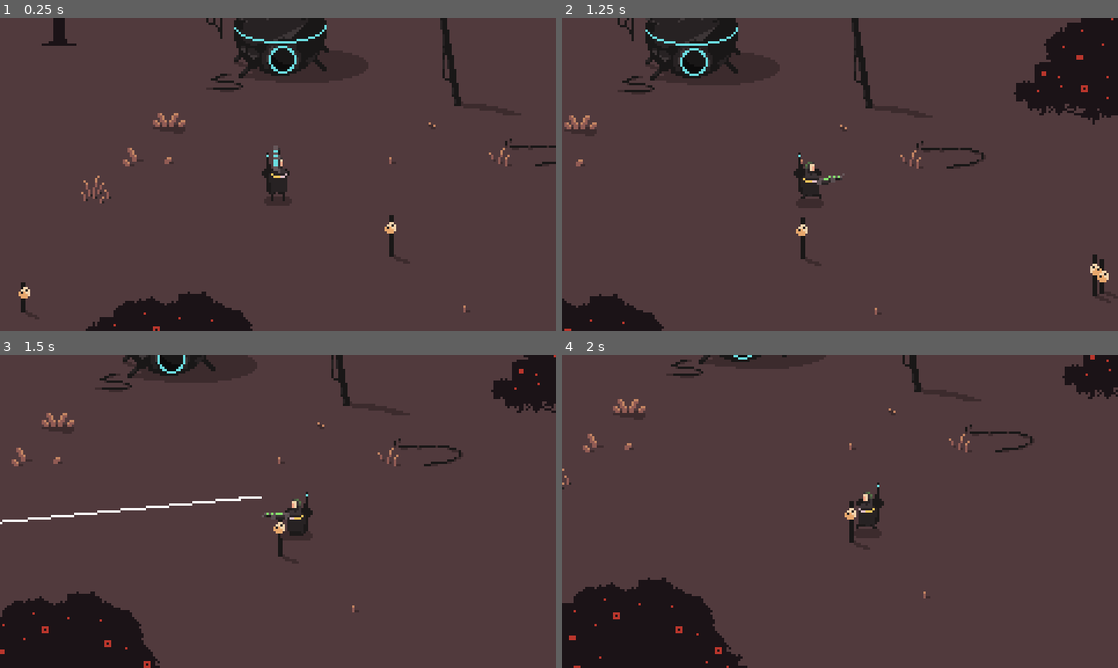
Above: before the commit, frames 1-4 (two rows, left to right).
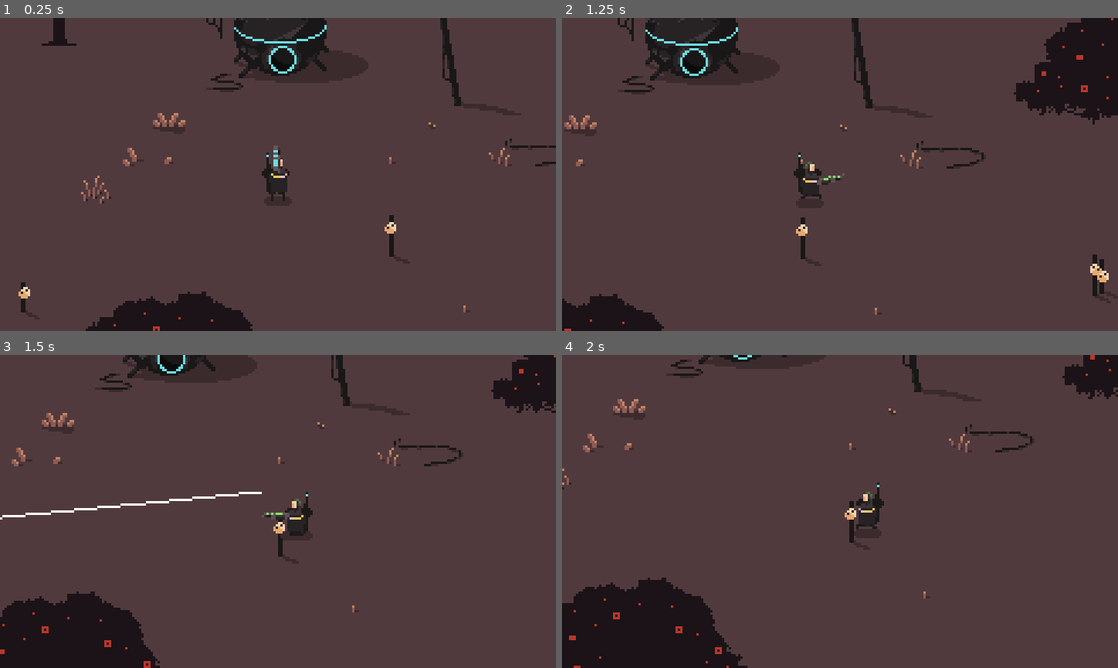
Above: after the commit, the same moments.

Repository: lcrol77/topdown-shooter
Game: Godot game, scene res://game.tscn
Two runs of this game, one before a commit and one after it. Both use one fixed random seed, a clock stepped at 60 frames per second and the inputs below.
Inputs (mouse positions are in pixels of both pictures, inside the frame that each line leads up to):
- Up to frame 1 (0.25 s): no input
- Up to frame 2 (1.25 s): tap Enter at 0.5 s; move the mouse to (962, 158) at 0.52 s; hold D (right) from 0.53 s (still down); hold Space (swap_weapon) from 0.53 s (still down)
- Up to frame 3 (1.5 s): move the mouse to (166, 527) at 1.27 s; release D (right) at 1.28 s; release Space (swap_weapon) at 1.28 s; hold S (down) from 1.28 s (still down); click (166, 527) at 1.35 s
- Up to frame 4 (2 s): keep holding S (down); tap Space (swap_weapon) at 1.55 s

Frames 1-2 are identical in both runs. In frame 3, 0.7% of the frame differs, in the area x 0-48%, y 43-55%; in frame 4, nothing differs.
Error in both runs: Trying to assign value of type 'bullet.gd' to a variable of type 'gun.gd'. (res://player/player.gd:41)

Commit message:
fix: bug where the spawn point is off and it looks like

Diff:
--- a/guns/test/gun.tscn
+++ b/guns/test/gun.tscn
@@ -5,12 +5,14 @@
 
 [node name="Gun" type="Sprite2D"]
 position = Vector2(-9, 1)
+rotation = 0.00144364
 texture = ExtResource("1_3faea")
 offset = Vector2(9, 0)
+flip_v = true
 script = ExtResource("2_e3dwe")
 
 [node name="BulletSpawn" type="Node2D" parent="."]
 position = Vector2(15, -1)
 
 [node name="Target" type="Node2D" parent="."]
-position = Vector2(17, -1)
+position = Vector2(18, -1)
--- a/player/player.gd
+++ b/player/player.gd
@@ -57,6 +57,10 @@
 	# the bullet is being spawned in thin air
 	if get_global_mouse_position().x < global_position.x:
 		gun.flip_v = true
+		gun.bullet_spawn.position.y = 1
+		gun.target.position.y = 1
 	else:
 		gun.flip_v = false
+		gun.bullet_spawn.position.y = -1
+		gun.target.position.y = -1
 	gun.visible = true
